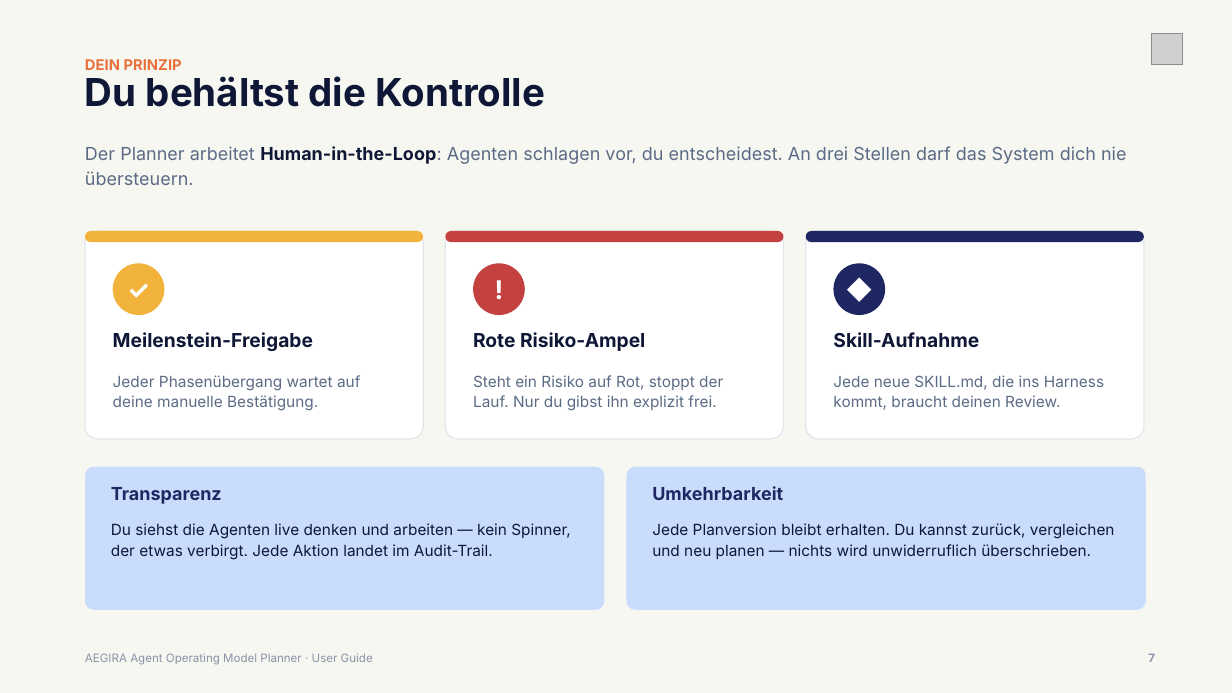
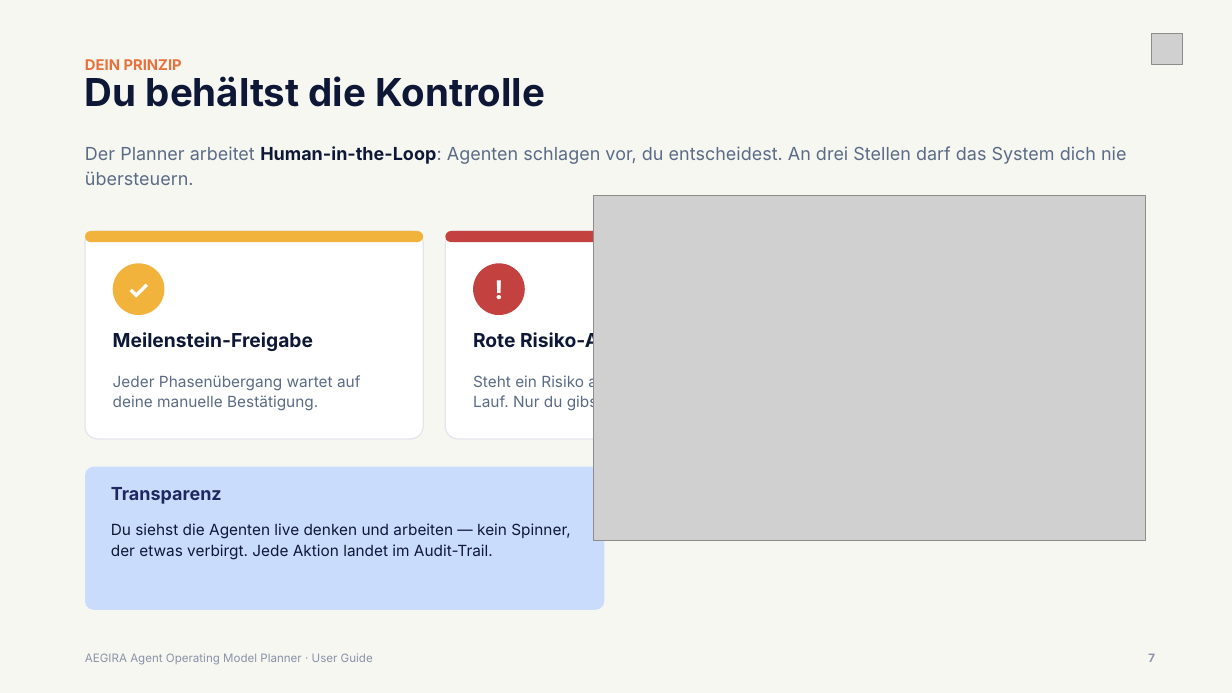
Before and after one commit to exmachinai/agent_operating_model_planner, a slide deck: slide 7 of deliverables/AEGIRA_Planner_User_Guide.pptx. Drawn at 1232x693 pixels with LibreOffice and Linux fonts; fonts in the diff are those of the drawing; grey boxes stand for pictures. Boxes give left, top, right and bottom in pixels: in the first picture for what was removed or moved away, otherwise in the second. Text is boxed around its words. In the diff, an @@ line names an element or a change of style, - is before the commit and + after.

```diff
--- a/deliverables/AEGIRA_Planner_User_Guide.pptx
+++ b/deliverables/AEGIRA_Planner_User_Guide.pptx
@@ picture added at bbox=[593, 195, 1146, 541] @@
@@ rounded rectangle removed at bbox=[806, 231, 1144, 439] @@
@@ rounded rectangle removed at bbox=[806, 231, 1144, 242] @@
@@ ellipse removed at bbox=[834, 263, 885, 315] @@
@@ text removed at bbox=[834, 263, 885, 315] @@
-◆
@@ text removed at bbox=[833, 332, 979, 348] @@
-Skill-Aufnahme
@@ text removed at bbox=[833, 375, 1104, 410] @@
-Jede neue SKILL.md, die ins Harness kommt, braucht deinen Review.
@@ rounded rectangle removed at bbox=[627, 467, 1146, 610] @@
@@ text removed at bbox=[652, 486, 783, 500] @@
-Umkehrbarkeit
@@ text removed at bbox=[652, 523, 1115, 559] @@
-Jede Planversion bleibt erhalten. Du kannst zurück, vergleichen und neu planen — nichts wird unwiderruflich überschrieben.
```
Also in this commit, not shown: 6 other slides changed, 45 other files.
